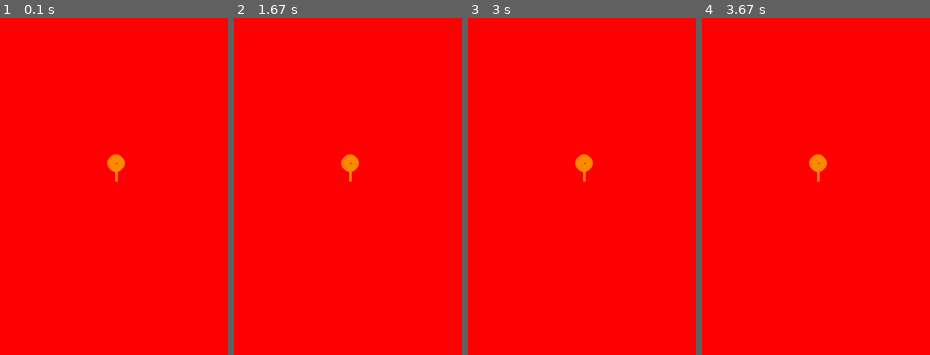
Above: before the commit, frames 1-4 (left to right).
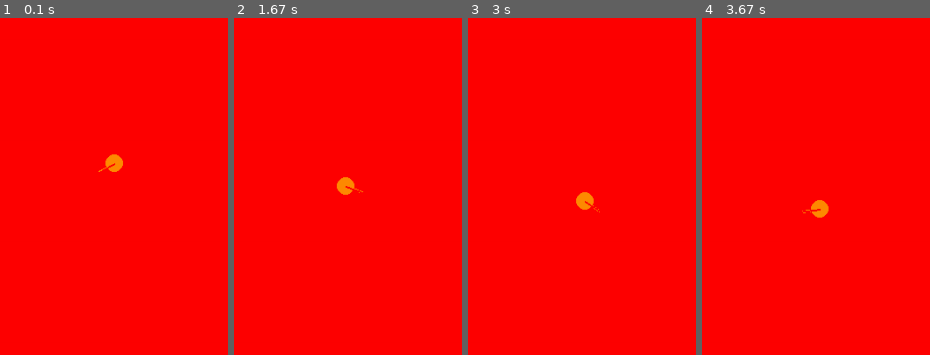
Above: after the commit, the same moments.

Repository: VitruviusTheMighty/Maestro
Game: pygame game, started from portfolio/projects/project-6-fsm/fsm_demo_game.py
Same seed, same stepped clock (60 frames per second), same inputs: the game is played once before the commit and once after it.
Inputs:
- Up to frame 1 (0.1 s): no input
- Up to frame 2 (1.67 s): no input
- Up to frame 3 (3 s): no input
- Up to frame 4 (3.67 s): no input
The pictures show only the part of the screen within x 19-69%, y 42-92%; the shares and areas given below are measured in that part.

The runs differ from the first frame. In frame 1, 0.2% of the frame differs, in the area x 42-55%, y 40-49%; in frame 2, 0.7%; in frame 3, 0.7%, in the area x 46-58%, y 40-58%; in frame 4, 0.7%.

Commit message:
updated loop and wander

Diff:
--- a/portfolio/projects/project-5-flocking/steering_game.py
+++ b/portfolio/projects/project-5-flocking/steering_game.py
@@ -171,9 +171,6 @@
 
         # update pos for centeroid ball
 
-
-
-
         ## Rendering
         # Draw frame
         my_win.fill(pygame.color.Color("gray14"))
--- a/portfolio/projects/project-6-fsm/fsm_character.py
+++ b/portfolio/projects/project-6-fsm/fsm_character.py
@@ -26,7 +26,7 @@
         action = self.fsm.states[self.fsm.current_state]
         action()
 
-        self.apply_steering ()
+        self.apply_steering()
 
 
     def test_on_red (self, world):
--- a/portfolio/projects/project-6-fsm/moving_ball_2d.py
+++ b/portfolio/projects/project-6-fsm/moving_ball_2d.py
@@ -36,13 +36,13 @@
         self.v = Vector(float(xv),float(yv))
         self.drawvec = True
 
-        self.seeking = False
+        self.seeking   = False
+        # self.corkscrew = False
 
         self.world = None
 
     def set_elasticity (self, e):
         self.e = e
-
 
     def move (self, dt, world):
         total_acceleration = self.a + world.gravity
@@ -62,7 +62,6 @@
 
             return True
         return False
-
 
     def collide_edge (self, world):
         width = world.width
@@ -149,6 +148,5 @@
         if self.v.length() < 5:
             self.v = Vector (0,0)
 
-
     def draw (self, window):
         pygame.draw.circle(window, self.color, (int(self.p.x),int(self.p.y)),self.r)
--- a/portfolio/projects/project-6-fsm/steering_character.py
+++ b/portfolio/projects/project-6-fsm/steering_character.py
@@ -38,7 +38,7 @@
     def apply_steering (self):
         for s in self.steering:
             self.v = self.v + s
-        print(f"seek state:  {self.seeking}")
+        # print(f"seek state:  {self.seeking}")
 
     def __get_rand_target(self, radius):
         """
@@ -56,7 +56,9 @@
         return x, y
 
     def seek(self, pos:Vector, weight):
-        # Seek
+        """
+        Seeks something
+        """
         desired_direction = (pos - self.p).normalize()
         #multiply direction by max speed
         max_speed = self.speedlimit.length()
@@ -70,7 +72,6 @@
         pick a random target some radius away from me
         and seek it
         '''
-
         if not self.seeking:
             rx, ry = self.__get_rand_target(random.randint(10, 100))
 
@@ -82,27 +83,113 @@
             New Target: {str(self.target)}
 
             ~~~~~~~~~~~~~~~~~~~~~~~~~~~~~~~~~~~~~~~~~~~~~~~~
-
             """)
             time.sleep(1)
 
         else:
+            self.seek(self.target, weight)
+            if self.isColliding(self.world):
+                self.reverse_dir(weight)
+            if self.p.distanceFrom(self.target) < 1.0:
+                self.seeking = False
 
-            self.seek(self.target, weight)
+    def reverse_dir(self, weight):
+        bx = (self.beak_tip.x - self.p.x)
+        by = (self.beak_tip.y - self.p.y)
 
-            if self.p.distanceFrom(self.target) < 1.0 or self.isColliding(self.world):
-                self.seeking = False
+        target = Vector(bx, by)
+        desired_direction = (target - self.p).normalize()
+        max_speed = self.speedlimit.length()
+        desired_velocity = desired_direction * max_speed
+        self.steering += [(desired_velocity - self.v)*weight]
+
+    def get_direction(self):
+        """
+        Gets the direction returns a value in degrees
+        """
+        x = self.beak_tip.x - self.p.x
+        y = self.beak_tip.y - self.p.y
+
+        radians = math.atan2(y, x)
+        degrees = math.degrees(radians)
+
+        return degrees
+
+
+    def get_turnpoint(self, degrees, distance=0):
+        """
+        Finds a position that is n degrees at a distance x
+
+        Params:
+            degrees (int/float): Degrees to turn by
+            distance (int/float): Amount to travel, can be 0
+        """
+        dir = self.get_direction()
+
+        if dir >0:
+            desired_angle = dir+degrees
+        else:
+            desired_angle = dir-degrees
+
+
+        bx = (self.beak_tip.x - self.p.x)
+        by = (self.beak_tip.y - self.p.y)
+
+        if bx >= 0 and by >= 0:
+            quad = 1
+        elif bx <= 0 and by > 0:
+            quad = 2
+        elif bx < 0 and by <= 0:
+            quad = 3
+        elif bx > 0 and by < 0:
+            quad = 4
+
+        dist = (self.beak_tip.distanceFrom(self.p)) + distance
+
+        turnpoint_len = dist / math.cos(desired_angle)
+
+        # Now get the x-dist and y-dist
+        x_dist = math.sin(desired_angle) * turnpoint_len
+        y_dist = math.cos(desired_angle) * turnpoint_len
+
+        if quad == 1:
+            tx = self.p.x + x_dist
+            ty = self.p.y + y_dist
+        elif quad == 2:
+            tx = self.p.x - x_dist
+            ty = self.p.y + y_dist
+        elif quad == 3:
+            tx = self.p.x - x_dist
+            ty = self.p.y - y_dist
+        elif quad == 4:
+            tx = self.p.x + x_dist
+            ty = self.p.y + y_dist
+
+
+        target = Vector(tx, ty)
+        return target
+
 
     def loop(self,weight):
         '''
         agent should move in a corkscrew manner
         '''
-        new_v = Vector(self.v.x*weight, self.v.y*weight)
-        self.steering += [(new_v)*weight]
+        target = self.get_turnpoint(degrees=20)
+        # make a target directly in front of beakball
+        # dir = self.get_direction()
+        # target_x = 3 if dir.x > 1 else -3
+        # target_y = 3 if dir.y > 1 else -3
+        # target = Vector(target_x, target_y)
+
+        desired_direction = (self.p - target).normalize()
+        max_speed = self.speedlimit.length()
+        desired_velocity = desired_direction * max_speed
+        self.steering += [(desired_velocity - self.v)*weight]
+        # print(self.get_direction())
 
     def freeze(self,weight):
         '''
         stop, hammertime
         '''
         self.v = Vector(0,0,0,0)
-        self.a = Vector(0.0,0.0)
+        # self.a = Vector(0.0,0.0)
